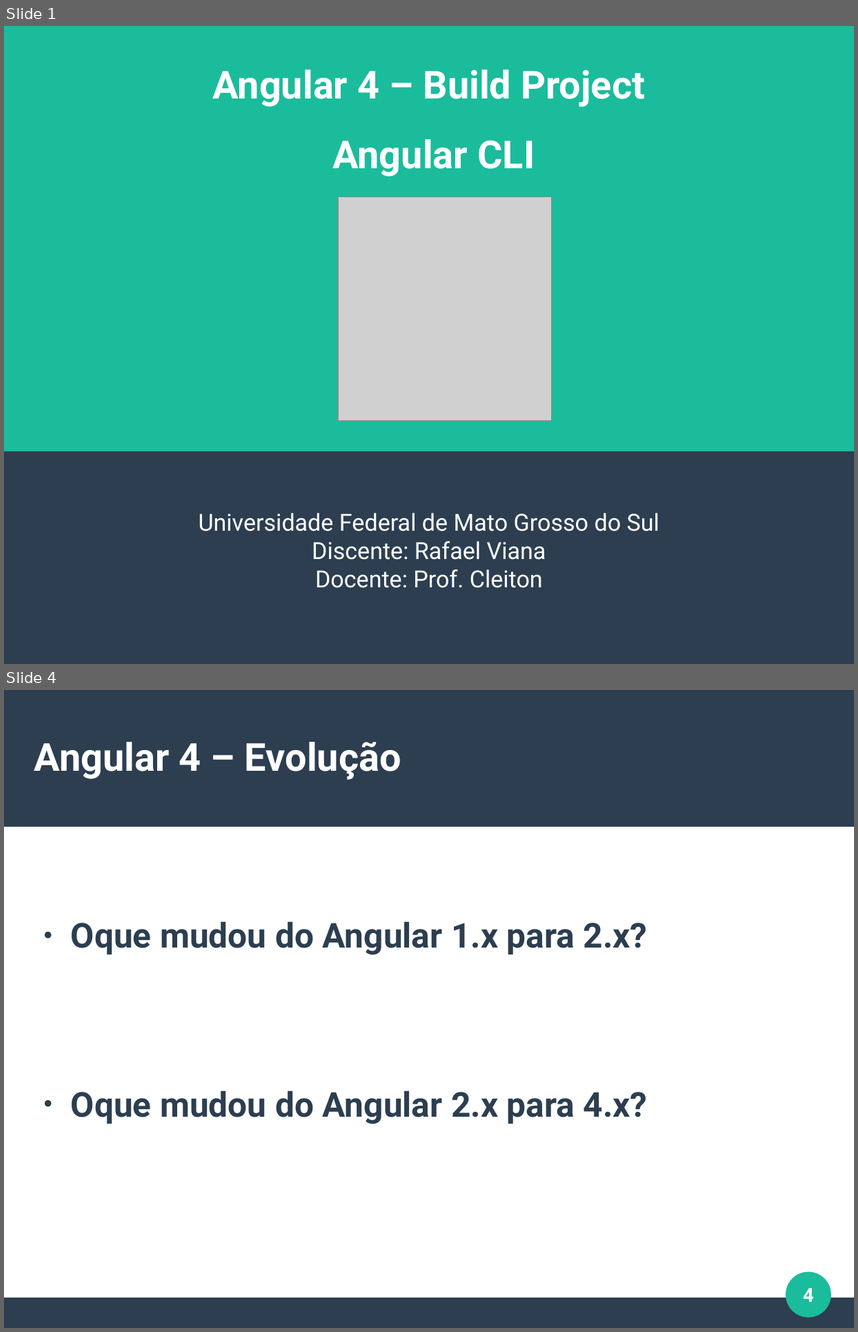
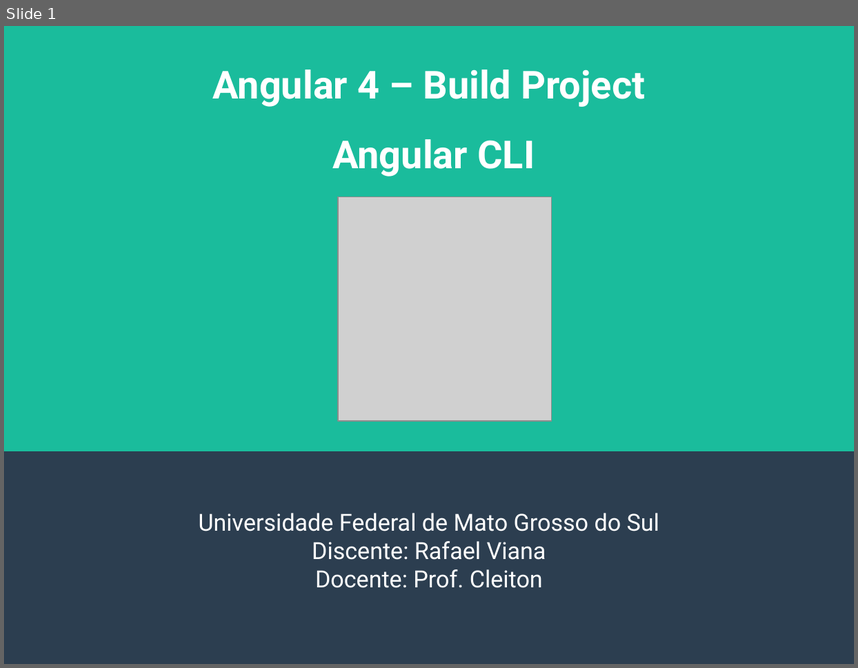
Before and after one commit to rafaelgov95/TE, a slide deck: Apresentação/Angular-4.odp. Shown one above the other, each under a label of ours: slides 1 and 4 before the commit, slide 1 after it; the slides between them are not shown. The pictures are 858x1332 and 858x668 pixels, drawn with LibreOffice and Linux fonts; fonts in the diff are those of the drawing; grey boxes stand for pictures. Boxes give left, top, right and bottom in pixels: in the first picture for what was removed or moved away, otherwise in the second. Text is boxed around its words. In the diff, an @@ line names an element or a change of style, - is before the commit and + after.

```diff
--- a/Apresentação/Angular-4.odp
+++ b/Apresentação/Angular-4.odp
@@ slide 4 removed at <box>4,690,854,1328</box>, background #FFFFFF @@
@@ rectangle removed at <box>4,690,854,827</box> @@
@@ title removed at <box>34,742,401,780</box> @@
-Angular 4 – Evolução
@@ text removed at <box>71,921,648,1124</box> @@
-● Oque mudou do Angular 1.x para 2.x?
-● Oque mudou do Angular 2.x para 4.x?
@@ ellipse removed at <box>786,1272,832,1317</box> @@
@@ page number removed at <box>803,1288,814,1301</box> @@
-4
@@ rectangle removed at <box>4,1297,854,1327</box> @@
```
Also in this commit, not shown: 2 slides changed, 3 slides added, 1 other slide removed, 1 other file.
